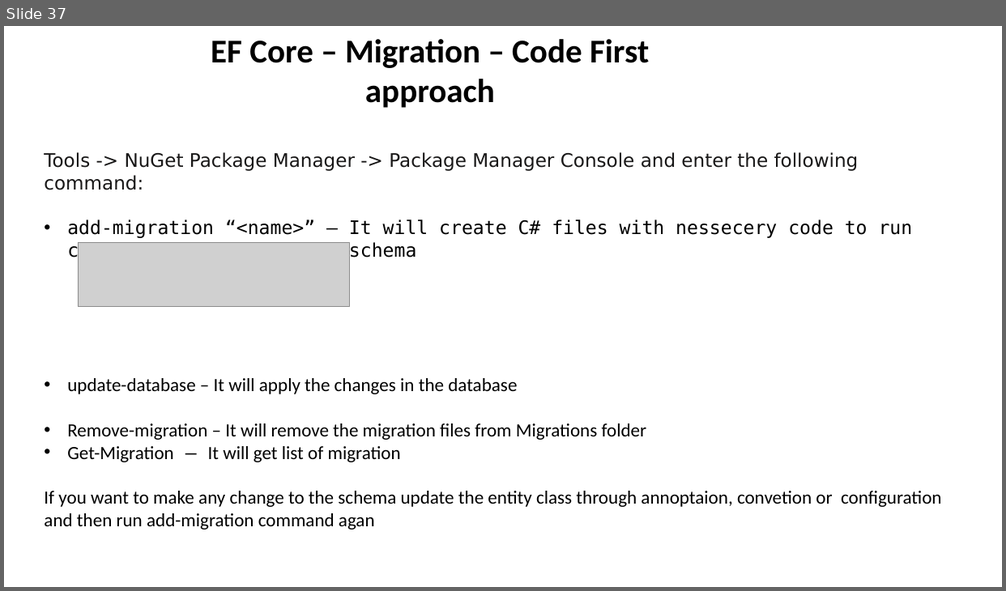
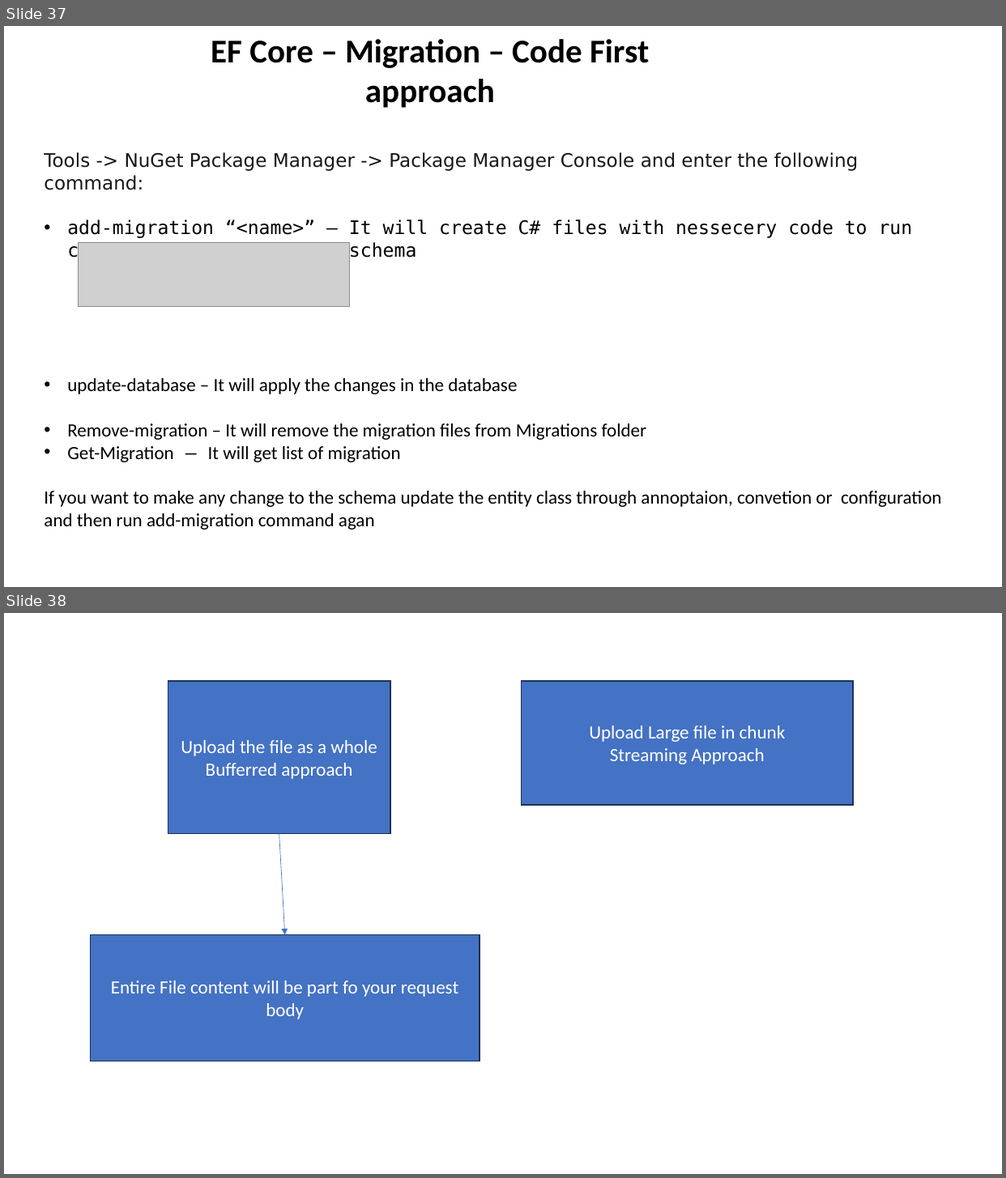
Before and after one commit to NareshESSPL/DotNetTraining, a slide deck: Documents/MVC.pptm. Shown one above the other, each under a label of ours: slide 37 before the commit, slides 37 and 38 after it. The pictures are 1006x591 and 1006x1178 pixels, drawn with LibreOffice and Linux fonts; fonts in the diff are those of the drawing; grey boxes stand for pictures. Boxes give left, top, right and bottom in pixels: in the first picture for what was removed or moved away, otherwise in the second. Text is boxed around its words. In the diff, an @@ line names an element or a change of style, - is before the commit and + after.

```diff
--- a/Documents/MVC.pptm
+++ b/Documents/MVC.pptm
@@ slide 38 added at (x1=4, y1=613, x2=1002, y2=1174), background #FFFFFF @@
@@ rectangle added at (x1=168, y1=681, x2=390, y2=834), fill #4472C4, outline #1E3256 1 pt, 18 pt, text #FFFFFF @@
+Upload the file as a whole
+Bufferred approach
@@ rectangle added at (x1=522, y1=681, x2=853, y2=806), fill #4472C4, outline #1E3256 1 pt, 18 pt, text #FFFFFF @@
+Upload Large file in chunk
+Streaming Approach
@@ arrow added from (279, 834) to (285, 935), #4472C4 0.5 pt @@
@@ rectangle added at (x1=90, y1=935, x2=479, y2=1062), fill #4472C4, outline #1E3256 1 pt, 18 pt, text #FFFFFF @@
+Entire File content will be part fo your request body
```
Also in this commit, not shown: 7 other files.
